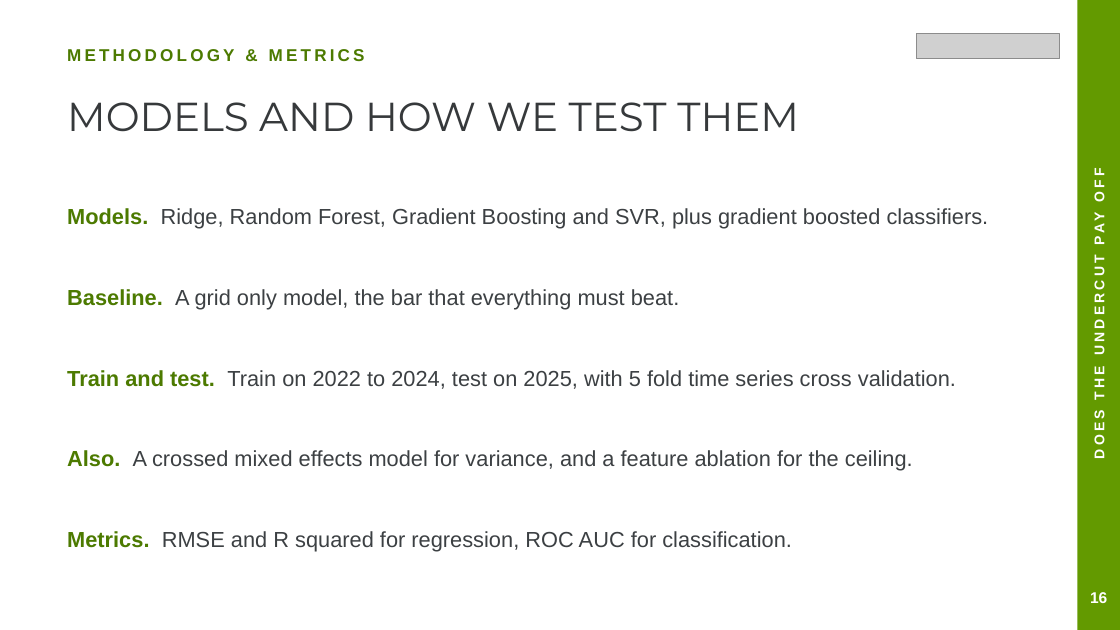
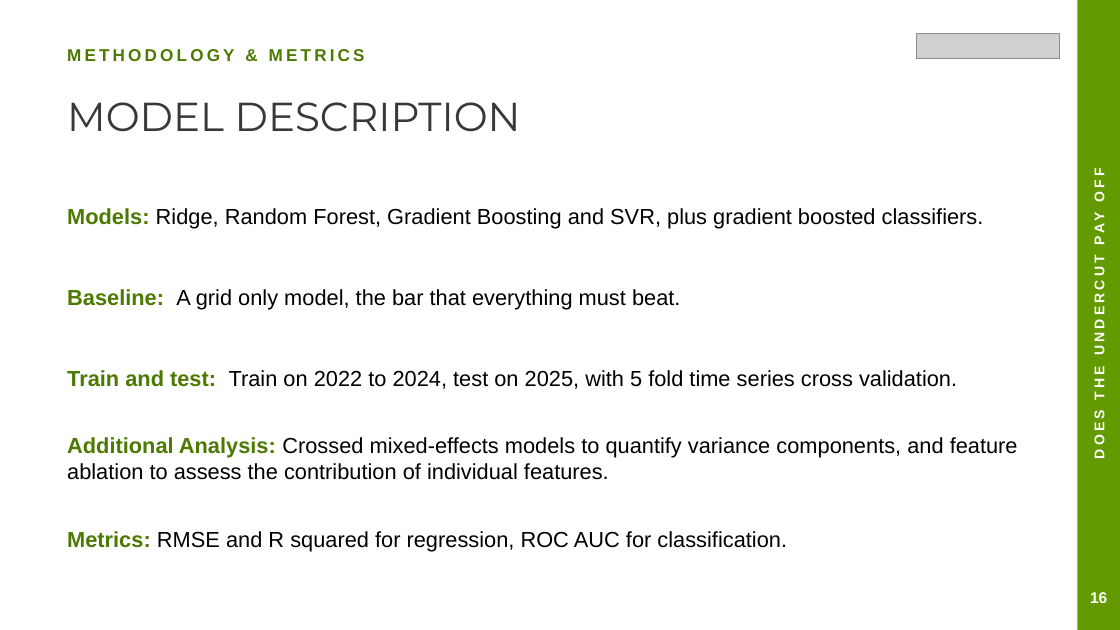
Before and after one commit to Munish0303/dai-mission-group-K, a slide deck: slide 21 of presentation.pptx. Drawn at 1120x630 pixels with LibreOffice and Linux fonts; fonts in the diff are those of the drawing; grey boxes stand for pictures. Boxes give left, top, right and bottom in pixels: in the first picture for what was removed or moved away, otherwise in the second. Text is boxed around its words. In the diff, an @@ line names an element or a change of style, - is before the commit and + after.

```diff
--- a/presentation.pptx
+++ b/presentation.pptx
@@ text at (67, 102, 521, 132): text changed @@
-MODELS AND HOW WE TEST THEM
+MODEL DESCRIPTION
@@ text at (67, 208, 984, 229): text changed; text colour #3C4043 to #000000 @@
-Models. Ridge, Random Forest, Gradient Boosting and SVR, plus gradient boosted classifiers.
+Models: Ridge, Random Forest, Gradient Boosting and SVR, plus gradient boosted classifiers.
@@ text at (67, 289, 680, 310): text changed; text colour #3C4043 to #000000 @@
-Baseline. A grid only model, the bar that everything must beat.
+Baseline: A grid only model, the bar that everything must beat.
@@ text at (67, 370, 957, 389): text changed; text colour #3C4043 to #000000 @@
-Train and test. Train on 2022 to 2024, test on 2025, with 5 fold time series cross validation.
+Train and test: Train on 2022 to 2024, test on 2025, with 5 fold time series cross validation.
@@ text at (67, 437, 1018, 480): text changed; text colour #3C4043 to #000000 @@
-Also. A crossed mixed effects model for variance, and a feature ablation for the ceiling.
+Additional Analysis: Crossed mixed-effects models to quantify variance components, and feature ablation to assess the contribution of individual features.
@@ text at (67, 531, 787, 552): text changed; text colour #3C4043 to #000000 @@
-Metrics. RMSE and R squared for regression, ROC AUC for classification.
+Metrics: RMSE and R squared for regression, ROC AUC for classification.
```
Also in this commit, not shown: 31 other slides changed, 4 slides added, 3 slides removed, 2 other files.
